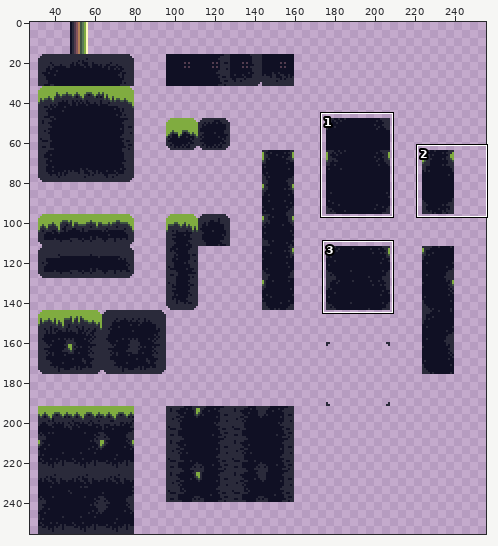
One commit to this sprite sheet: sprites/sGroundTiles/layers/540d461b-78cd-4919-a6d3-1b14a9afbb61/18fc9911-2890-421c-88e9-e4261ed45097.png. The first picture is a wide view before the edit; the outline marks the close-up.
Close-up. Earlier state:
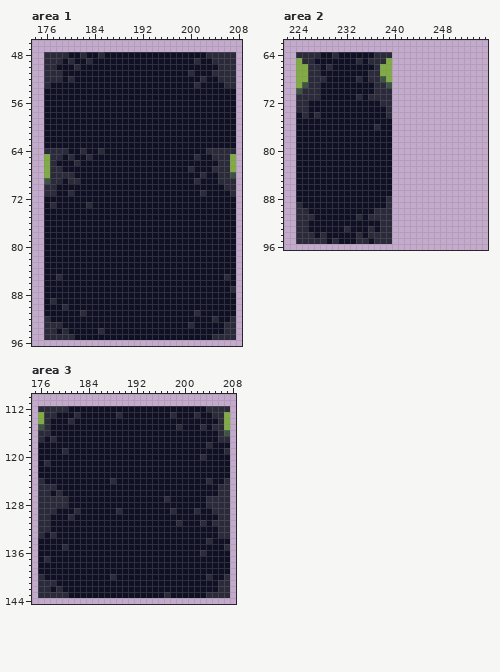
The file is 256x256 pixels. Shown: area 1: x 174..208, y 46..96; area 2: x 222..255, y 62..96; area 3: x 175..208, y 110..144. The wide view leaves out empty margins. The commit also changed other parts of the picture, which this record leaves out.
After the commit:
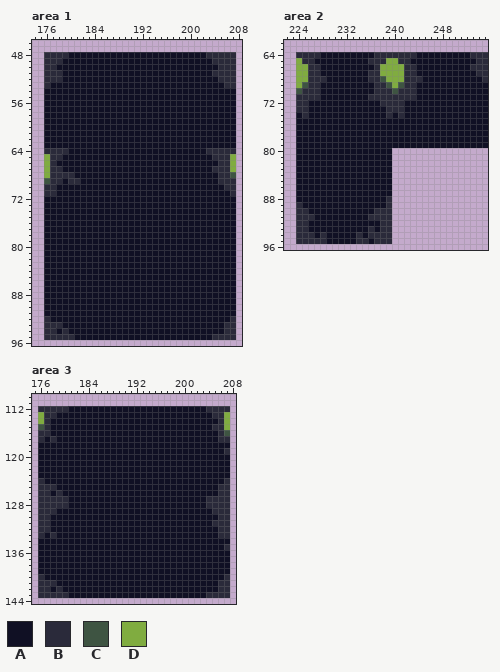
Palette (. is transparent): A #101024  B #2a2a3a  C #3e5442  D #80ac40
The edit:
Area 1:
y 48: x 182 B -> A; x 185 B -> A
y 49: x 180 B -> A; x 183 B -> A; x 201 B -> A
y 50: x 181 B -> A
y 51: x 200 B -> A
y 52: x 180 B -> A; x 202 B -> A
y 53: x 201 B -> A
y 64: x 182 B -> A; x 185 B -> A
y 65: x 180 B -> A; x 183 B -> A; x 201 B -> A
y 66: x 181 B -> A
y 67: x 200 B -> A
y 68: x 202 B -> A
y 69: x 201 B -> A
y 71: x 180 B -> A; x 202 B -> A
y 73: x 177 B -> A; x 183 B -> A
y 85: x 178 B -> A; x 206 B -> A
y 87: x 207 B -> A
y 89: x 177 B -> A
y 90: x 179 B -> A
y 91: x 182 B -> A; x 201 B -> A
y 92: x 204 B -> A
y 93: x 200 B -> A
y 94: x 185 B -> A
Area 2:
y 64: x 230 B -> A; x 240..255 ................ -> BBBBAAAAAAAAABBB
y 65: x 234 B -> A; x 240..255 ................ -> DBBAAAAAAAAAAABB
y 66: x 229 B -> A; x 240..255 ................ -> DDBBAAAAAAAAABBB
y 67: x 240..255 ................ -> DDBBAAAAAAAAAABB
y 68: x 234 B -> A; x 240..255 ................ -> DDBBBAAAAAAAAAAB
y 69: x 240..255 ................ -> DCBBAAAAAAAAAAAA
y 70: x 240..255 ................ -> CBBBAAAAAAAAAAAA
y 71: x 234 B -> A; x 240..255 ................ -> BBBBAAAAAAAAAAAA
y 72..73: x 240..255 ................ -> BBAAAAAAAAAAAAAA
y 74: x 227 B -> A; x 240..255 ................ -> ABAAAAAAAAAAAAAA
y 75: x 240..255 ................ -> AAAAAAAAAAAAAAAA
y 76: x 237 B -> A; x 240..255 ................ -> AAAAAAAAAAAAAAAA
y 77..79: x 240..255 ................ -> AAAAAAAAAAAAAAAA
y 91: x 234 B -> A
y 93: x 232 B -> A
y 95: x 230 B -> A
Area 3:
y 113: x 182 B -> A; x 189 B -> A; x 198 B -> A; x 202 B -> A
y 114: x 181 B -> A
y 115: x 199 B -> A; x 203 B -> A
y 118: x 204 B -> A
y 119: x 180 B -> A
y 120: x 203 B -> A
y 121: x 177 B -> A
y 124: x 188 B -> A; x 204 B -> A
y 127: x 197 B -> A
y 129: x 182 B -> A; x 189 B -> A; x 198 B -> A; x 202 B -> A
y 130: x 181 B -> A
y 131: x 199 B -> A; x 203 B -> A
y 134: x 204 B -> A
y 135: x 180 B -> A
y 136: x 203 B -> A
y 137: x 177 B -> A
y 140: x 188 B -> A; x 204 B -> A
y 143: x 197 B -> A
